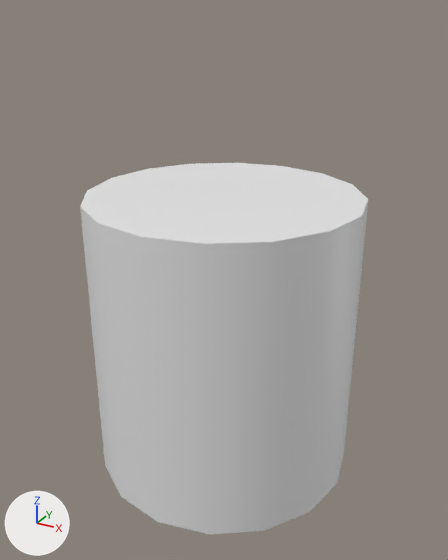
Renders of the Blender file Blender/submarine/TinCan/TinCan.blend from each side of a commit.
Before and after are seen from a 50 mm camera at (0.123, -0.225, 0.138) aimed at (0.001, -0.002, 0.027). The axes (+X, +Y, +Z) are drawn at lower left. The lights are the same throughout.

The first picture shows 'LowPoly'.
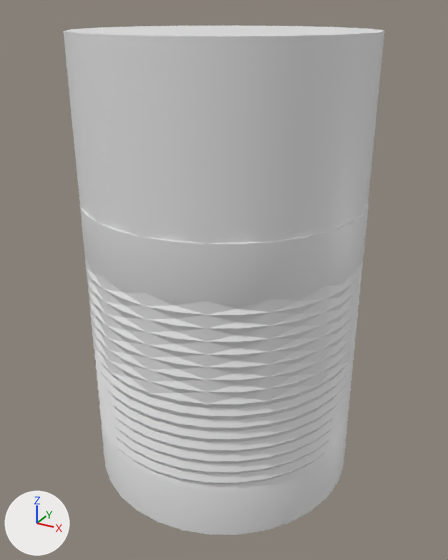
Pixel boxes [x1, y1, x2, y2] of what changed, in the pictures (448 x 560 px):
'LowPoly', moved: before [80, 163, 368, 534]; after [63, 26, 385, 405]
'HighPoly', shown: after [80, 202, 368, 535]

The edits, one by one:
Object 'HighPoly' (ob_highpoly) is now shown.
Object 'LowPoly' (ob_lowpoly) moves from (0.0, 0.0, 0.0) to (0.0, 0.0, 0.065).
